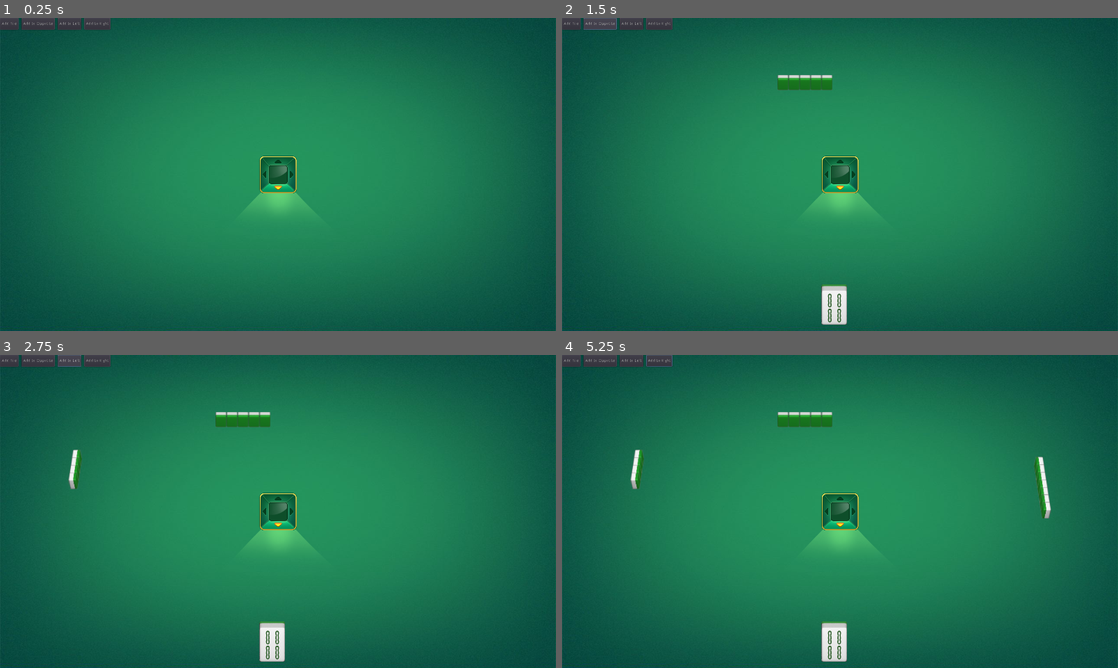
Above: before the commit, frames 1-4 (two rows, left to right).
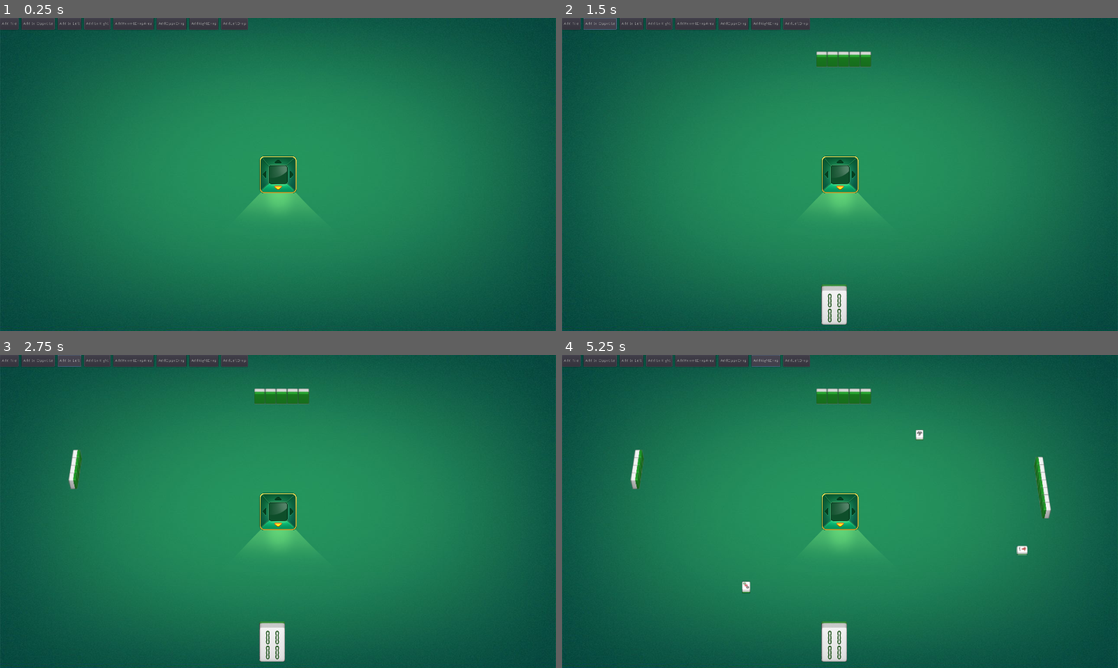
Above: after the commit, the same moments.

Repository: c-my/MahjongGame
Game: Godot game, scene res://Table.tscn
The game is run twice, just before and just after one commit, with the same random seed, the same clock (stepped at 60 frames per second) and the same inputs. The project has no main scene, so this scene is started directly.
Inputs (mouse positions are in pixels of both pictures, inside the frame that each line leads up to):
- Up to frame 1 (0.25 s): no input
- Up to frame 2 (1.5 s): click "Add Tile" at 0.5 s; click "Add to Oppotite" at 1.25 s
- Up to frame 3 (2.75 s): click "Add to Left" at 2 s
- Up to frame 4 (5.25 s): click "Add to Right" at 2.75 s; click (695, 361) at 3.5 s, where only the run after the commit has a clickable "AddBoomtDropArea"; click (734, 361) at 4.25 s, where only the run after the commit has a clickable "AddOppoDrop"; click (767, 361) at 5 s, where only the run after the commit has a clickable "AddRightDrop"

The runs differ from the first frame. In frame 1, 0.9% of the frame differs, in the area x 20-45%, y 0-4%; in frame 2, 1.8%; in frame 3, 1.8%; in frame 4, 2.0%, in the area x 15-84%, y 0-77%.

Commit message:
add four drop areas

Diff:
--- /dev/null
+++ b/BottomDropArea.gd
@@ -0,0 +1,39 @@
+extends Node2D
+
+
+# Declare member variables here. Examples:
+# var a = 2
+# var b = "text"
+
+var tiles = []
+var texture
+
+
+# Called when the node enters the scene tree for the first time.
+func _ready():
+	texture = ImageTexture.new()
+	texture.load("res://Asset/Tile/DropTileBottom.png")
+
+func add_tile(suit, number):
+	var tile = get_tile_instance(suit, number)
+	tiles.append(tile)
+	add_child(tile)
+	show_tiles()
+
+func get_tile_instance(suit, number):
+	var tile = Sprite.new()
+	tile.texture = texture
+	tile.centered = false
+	tile.vframes = 7
+	tile.hframes = 9
+	tile.frame_coords = Vector2(suit, number)
+	return tile
+
+func show_tiles():
+	for i in range(tiles.size()):
+		tiles[i].position = Vector2(i*Constants.Tile.BOTTOM_DROP_WIDTH, 0)
+	pass
+
+# Called every frame. 'delta' is the elapsed time since the previous frame.
+#func _process(delta):
+#	pass
--- a/BottomHand.gd
+++ b/BottomHand.gd
@@ -29,6 +29,7 @@
 			tiles[i].position = Vector2(i*Constants.Tile.WIDTH, -Constants.Tile.SELECT_HEIGHT)
 	print_debug("show_tiles")
 
+func sort_tiles():
 	pass
 
 
--- a/Constants.gd
+++ b/Constants.gd
@@ -12,9 +12,15 @@
 	const SELECT_HEIGHT = 30
 
 	const OPPOSITE_HAND_WIDTH = 38
+	const OPPOSITE_DROP_WIDTH = 26
+	const OPPOSITE_DROP_HEIGHT = 40
 
 	const SIDE_HAND_WIDTH = 26
 	const SIDE_HAND_DIFF = 4
+	const SIDE_DROP_WIDTH = 37
+	const SIDE_DROP_HEIGHT = 32
+	const SIDE_DROP_THICK = 9
+	const SIDE_DROP_DIFF = 2
 
 	const BOTTOM_DROP_WIDTH = 29
 	const BOTTOM_DROP_HEIGHT = 43
@@ -28,6 +34,9 @@
 	const BOTTOM_HAND_MARGIN_X = 10
 	const BOTTOM_HAND_MARGIN_Y = 20
 
+class Timer_Table:
+	enum DIRECTION {NONE, BOTTOM, RIGHT, OPPOSITE, LEFT}
+
 
 # Called when the node enters the scene tree for the first time.
 func _ready():
--- /dev/null
+++ b/LeftDropArea.gd
@@ -0,0 +1,41 @@
+extends Node2D
+
+
+# Declare member variables here. Examples:
+# var a = 2
+# var b = "text"
+
+var tiles = []
+var texture
+
+
+# Called when the node enters the scene tree for the first time.
+func _ready():
+	texture = ImageTexture.new()
+	texture.load("res://Asset/Tile/DropTileSide.png")
+
+func add_tile(suit, number):
+	var tile = get_tile_instance(suit, number)
+	tiles.append(tile)
+	add_child(tile)
+	show_tiles()
+
+func get_tile_instance(suit, number):
+	var tile = Sprite.new()
+	tile.texture = texture
+	tile.centered = false
+	tile.vframes = 7
+	tile.hframes = 9
+	tile.frame_coords = Vector2(suit, number)
+	tile.flip_h = true
+	return tile
+
+func show_tiles():
+	for i in range(tiles.size()):
+		tiles[i].position = Vector2(-i*Constants.Tile.SIDE_DROP_DIFF,
+				i*(Constants.Tile.SIDE_DROP_HEIGHT-Constants.Tile.SIDE_DROP_THICK))
+	pass
+
+# Called every frame. 'delta' is the elapsed time since the previous frame.
+#func _process(delta):
+#	pass
--- /dev/null
+++ b/OppositeDropArea.gd
@@ -0,0 +1,39 @@
+extends Node2D
+
+
+# Declare member variables here. Examples:
+# var a = 2
+# var b = "text"
+
+var tiles = []
+var texture
+
+
+# Called when the node enters the scene tree for the first time.
+func _ready():
+	texture = ImageTexture.new()
+	texture.load("res://Asset/Tile/DropTileOppo.png")
+
+func add_tile(suit, number):
+	var tile = get_tile_instance(suit, number)
+	tiles.append(tile)
+	add_child(tile)
+	show_tiles()
+
+func get_tile_instance(suit, number):
+	var tile = Sprite.new()
+	tile.texture = texture
+	tile.centered = false
+	tile.vframes = 7
+	tile.hframes = 9
+	tile.frame_coords = Vector2(suit, number)
+	return tile
+
+func show_tiles():
+	for i in range(tiles.size()):
+		tiles[i].position = Vector2(-i*Constants.Tile.OPPOSITE_DROP_WIDTH, 0)
+	pass
+
+# Called every frame. 'delta' is the elapsed time since the previous frame.
+#func _process(delta):
+#	pass
--- /dev/null
+++ b/RightDropArea.gd
@@ -0,0 +1,41 @@
+extends Node2D
+
+
+# Declare member variables here. Examples:
+# var a = 2
+# var b = "text"
+
+var tiles = []
+var texture
+
+
+# Called when the node enters the scene tree for the first time.
+func _ready():
+	texture = ImageTexture.new()
+	texture.load("res://Asset/Tile/DropTileSide.png")
+
+func add_tile(suit, number):
+	var tile = get_tile_instance(suit, number)
+	tiles.append(tile)
+	add_child(tile)
+	move_child(tile, 0)
+	show_tiles()
+
+func get_tile_instance(suit, number):
+	var tile = Sprite.new()
+	tile.texture = texture
+	tile.centered = false
+	tile.vframes = 7
+	tile.hframes = 9
+	tile.frame_coords = Vector2(suit, number)
+	return tile
+
+func show_tiles():
+	for i in range(tiles.size()):
+		tiles[i].position = Vector2(-i*Constants.Tile.SIDE_DROP_DIFF,
+				-i*(Constants.Tile.SIDE_DROP_HEIGHT-Constants.Tile.SIDE_DROP_THICK))
+	pass
+
+# Called every frame. 'delta' is the elapsed time since the previous frame.
+#func _process(delta):
+#	pass
--- a/Table.gd
+++ b/Table.gd
@@ -34,3 +34,21 @@
 
 func _on_Button4_pressed():
 	$RightHand.show_tiles(randi()%13)
+
+
+func _on_Button5_pressed():
+	$BottomDropArea.add_tile(randi()%3, randi()%9)
+	pass # Replace with function body.
+
+
+func _on_Button6_pressed():
+	$OppositeDropArea.add_tile(randi()%3, randi()%9)
+
+
+func _on_Button7_pressed():
+	$RightDropArea.add_tile(randi()%3, randi()%9)
+
+
+func _on_Button8_pressed():
+	$LeftDropArea.add_tile(randi()%3, randi()%9)
+	pass # Replace with function body.
--- a/Table.tscn
+++ b/Table.tscn
@@ -12,6 +12,10 @@
 [ext_resource path="res://Asset/Timer/TimerBottom.png" type="Texture" id=10]
 [ext_resource path="res://Asset/Timer/TimerRight.png" type="Texture" id=11]
 [ext_resource path="res://Timer.gd" type="Script" id=12]
+[ext_resource path="res://BottomDropArea.gd" type="Script" id=13]
+[ext_resource path="res://OppositeDropArea.gd" type="Script" id=14]
+[ext_resource path="res://RightDropArea.gd" type="Script" id=15]
+[ext_resource path="res://LeftDropArea.gd" type="Script" id=16]
 
 [node name="Table" type="Node2D"]
 script = ExtResource( 2 )
@@ -76,7 +80,7 @@
 }
 
 [node name="OppositeHand" type="Node2D" parent="."]
-position = Vector2( 763.265, 222.789 )
+position = Vector2( 896.551, 142.818 )
 script = ExtResource( 3 )
 
 [node name="LeftHand" type="Node2D" parent="."]
@@ -123,7 +127,51 @@
 margin_right = 381.0
 margin_bottom = 40.0
 text = "Add to Right"
+
+[node name="Button5" type="Button" parent="HBoxContainer"]
+margin_left = 391.0
+margin_right = 531.0
+margin_bottom = 40.0
+text = "AddBoomtDropArea"
+
+[node name="Button6" type="Button" parent="HBoxContainer"]
+margin_left = 541.0
+margin_right = 644.0
+margin_bottom = 40.0
+text = "AddOppoDrop"
+
+[node name="Button7" type="Button" parent="HBoxContainer"]
+margin_left = 654.0
+margin_right = 754.0
+margin_bottom = 40.0
+text = "AddRightDrop"
+
+[node name="Button8" type="Button" parent="HBoxContainer"]
+margin_left = 764.0
+margin_right = 856.0
+margin_bottom = 40.0
+text = "AddLeftDrop"
+
+[node name="BottomDropArea" type="Node2D" parent="."]
+position = Vector2( 621.315, 779.207 )
+script = ExtResource( 13 )
+
+[node name="OppositeDropArea" type="Node2D" parent="."]
+position = Vector2( 1222.13, 256.318 )
+script = ExtResource( 14 )
+
+[node name="LeftDropArea" type="Node2D" parent="."]
+position = Vector2( 383.452, 332.188 )
+script = ExtResource( 16 )
+
+[node name="RightDropArea" type="Node2D" parent="."]
+position = Vector2( 1570.72, 658.225 )
+script = ExtResource( 15 )
 [connection signal="pressed" from="HBoxContainer/Button" to="." method="_on_Button_pressed"]
 [connection signal="pressed" from="HBoxContainer/Button2" to="." method="_on_Button2_pressed"]
 [connection signal="pressed" from="HBoxContainer/Button3" to="." method="_on_Button3_pressed"]
 [connection signal="pressed" from="HBoxContainer/Button4" to="." method="_on_Button4_pressed"]
+[connection signal="pressed" from="HBoxContainer/Button5" to="." method="_on_Button5_pressed"]
+[connection signal="pressed" from="HBoxContainer/Button6" to="." method="_on_Button6_pressed"]
+[connection signal="pressed" from="HBoxContainer/Button7" to="." method="_on_Button7_pressed"]
+[connection signal="pressed" from="HBoxContainer/Button8" to="." method="_on_Button8_pressed"]
--- a/Timer.gd
+++ b/Timer.gd
@@ -16,6 +16,27 @@
 	$TimerLeft.rect_position = Vector2(-164, -174)
 	$TimerRight.rect_position = Vector2(94, -173)
 
+func show_timer(direction):
+	if direction == Constants.Timer_Table.DIRECTION.NONE:
+		$TimerBottom.hide()
+		$TimerRight.hide()
+		$TimerOpposite.hide()
+		$TimerLeft.hide()
+	elif direction == Constants.Timer_Table.DIRECTION.RIGHT:
+		$TimerBottom.hide()
+		$TimerRight.show()
+		$TimerOpposite.hide()
+		$TimerLeft.hide()
+	elif direction == Constants.Timer_Table.DIRECTION.OPPOSITE:
+		$TimerBottom.hide()
+		$TimerRight.hide()
+		$TimerOpposite.show()
+		$TimerLeft.hide()
+	elif direction == Constants.Timer_Table.DIRECTION.LEFT:
+		$TimerBottom.hide()
+		$TimerRight.hide()
+		$TimerOpposite.hide()
+		$TimerLeft.show()
 
 # Called every frame. 'delta' is the elapsed time since the previous frame.
 #func _process(delta):
Binary file added: Asset/Tile/DropTileBottom.png
Not shown, added: Asset/Tile/DropTileBottom.png.import
Binary file added: Asset/Tile/DropTileOppo.png
Not shown, added: Asset/Tile/DropTileOppo.png.import
Binary file added: Asset/Tile/DropTileSide.png
Not shown, added: Asset/Tile/DropTileSide.png.import
Not shown: 1 places in Table.tscn that only renumber resources
